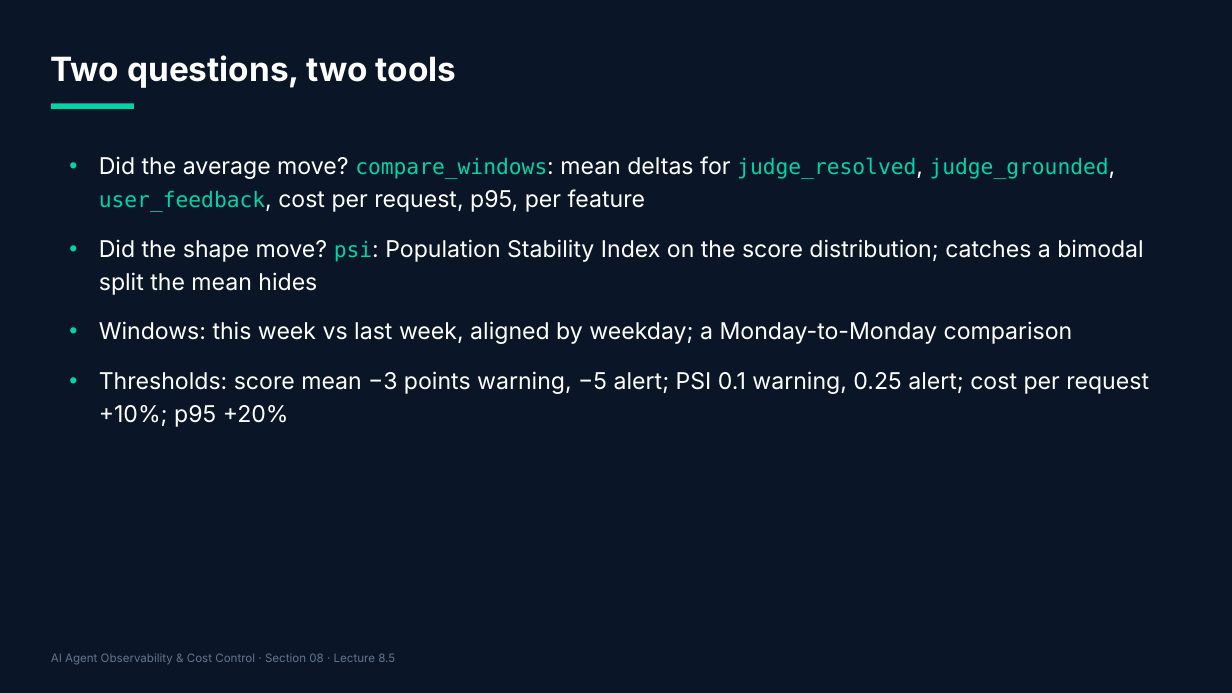
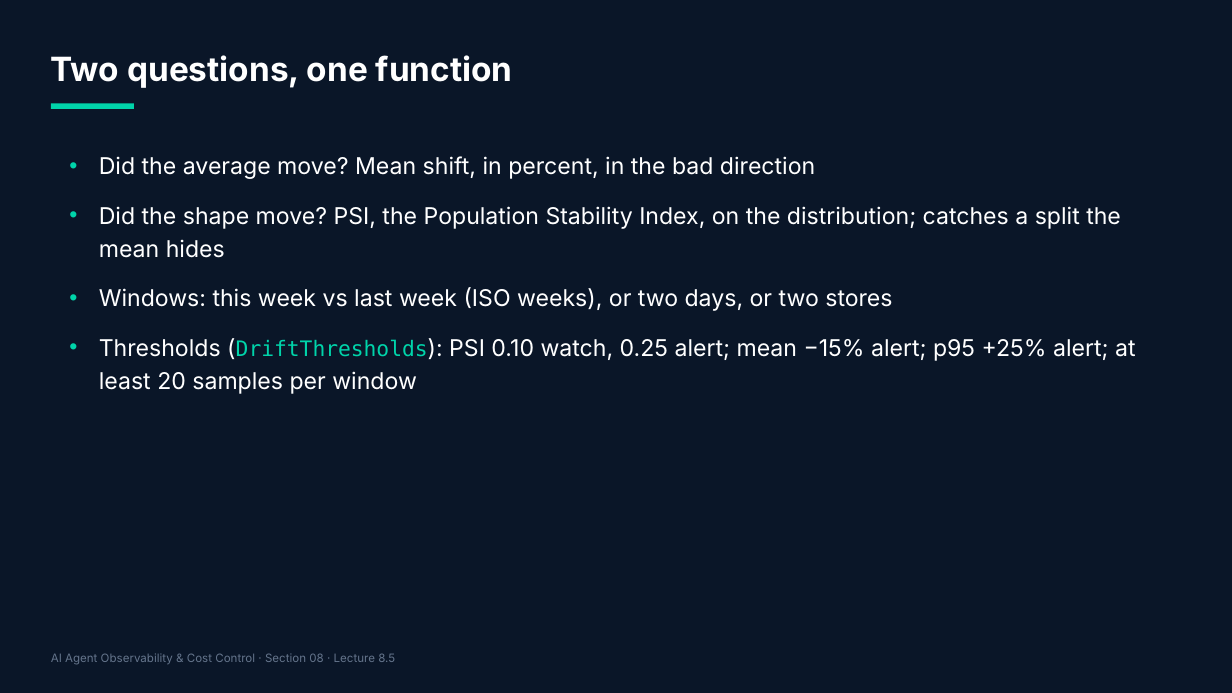
Before and after one commit to adithyagithub27/Course, a slide deck: slide 27 of agent-observability-course/10-graphics/slides/section-08.pptx (slide 21 before the commit). Drawn at 1232x693 pixels with LibreOffice and Linux fonts; fonts in the diff are those of the drawing. Boxes give left, top, right and bottom in pixels: in the first picture for what was removed or moved away, otherwise in the second. Text is boxed around its words. In the diff, an @@ line names an element or a change of style, - is before the commit and + after.

```diff
--- a/agent-observability-course/10-graphics/slides/section-08.pptx
+++ b/agent-observability-course/10-graphics/slides/section-08.pptx
@@ text at [51,55,513,88]: text changed @@
-Two questions, two tools
+Two questions, one function
@@ text at [99,156,1136,394]: text changed @@
-• Did the average move? compare_windows: mean deltas for judge_resolved, judge_grounded, user_feedback, cost per request, p95, per feature
-• Did the shape move? psi: Population Stability Index on the score distribution; catches a bimodal split the mean hides
-• Windows: this week vs last week, aligned by weekday; a Monday-to-Monday comparison
-• Thresholds: score mean −3 points warning, −5 alert; PSI 0.1 warning, 0.25 alert; cost per request +10%; p95 +20%
+• Did the average move? Mean shift, in percent, in the bad direction
+• Did the shape move? PSI, the Population Stability Index, on the distribution; catches a split the mean hides
+• Windows: this week vs last week (ISO weeks), or two days, or two stores
+• Thresholds (DriftThresholds): PSI 0.10 watch, 0.25 alert; mean −15% alert; p95 +25% alert; at least 20 samples per window
```
Also in this commit, not shown: 25 other slides changed, 9 slides added, 47 other files.
